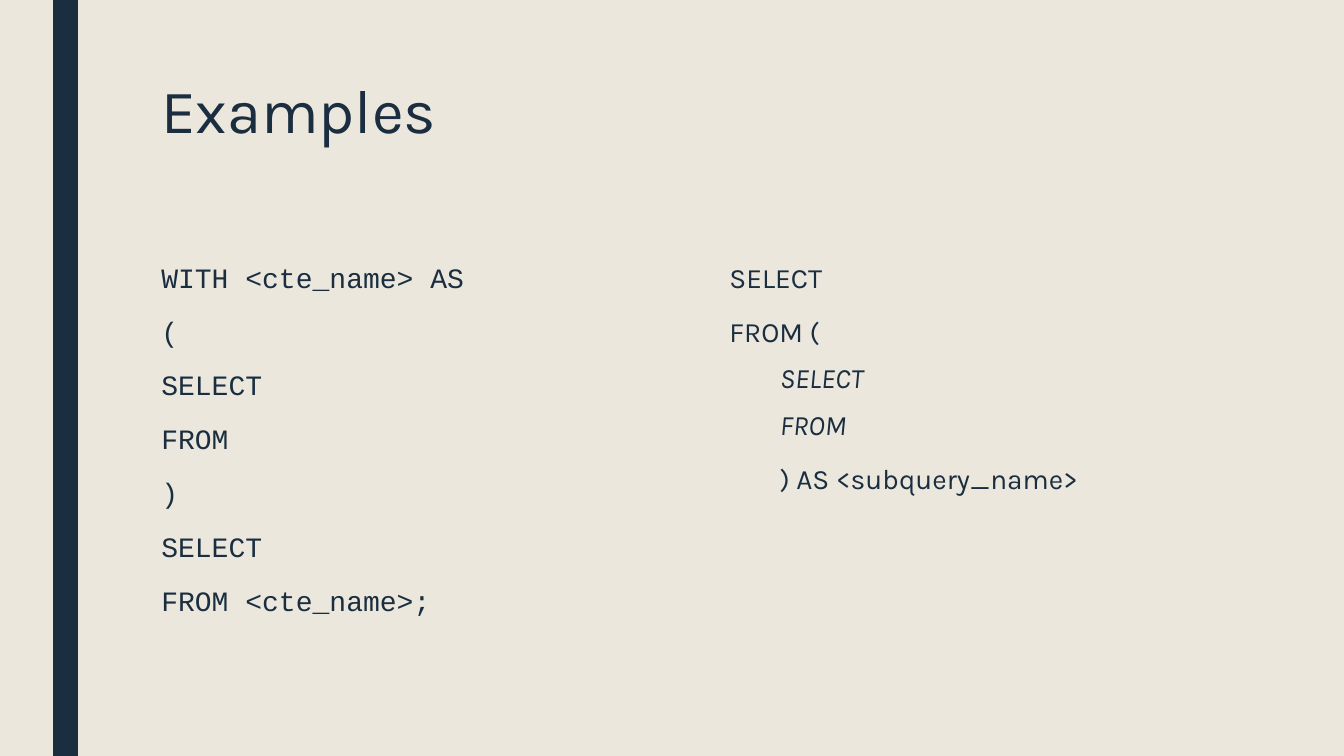
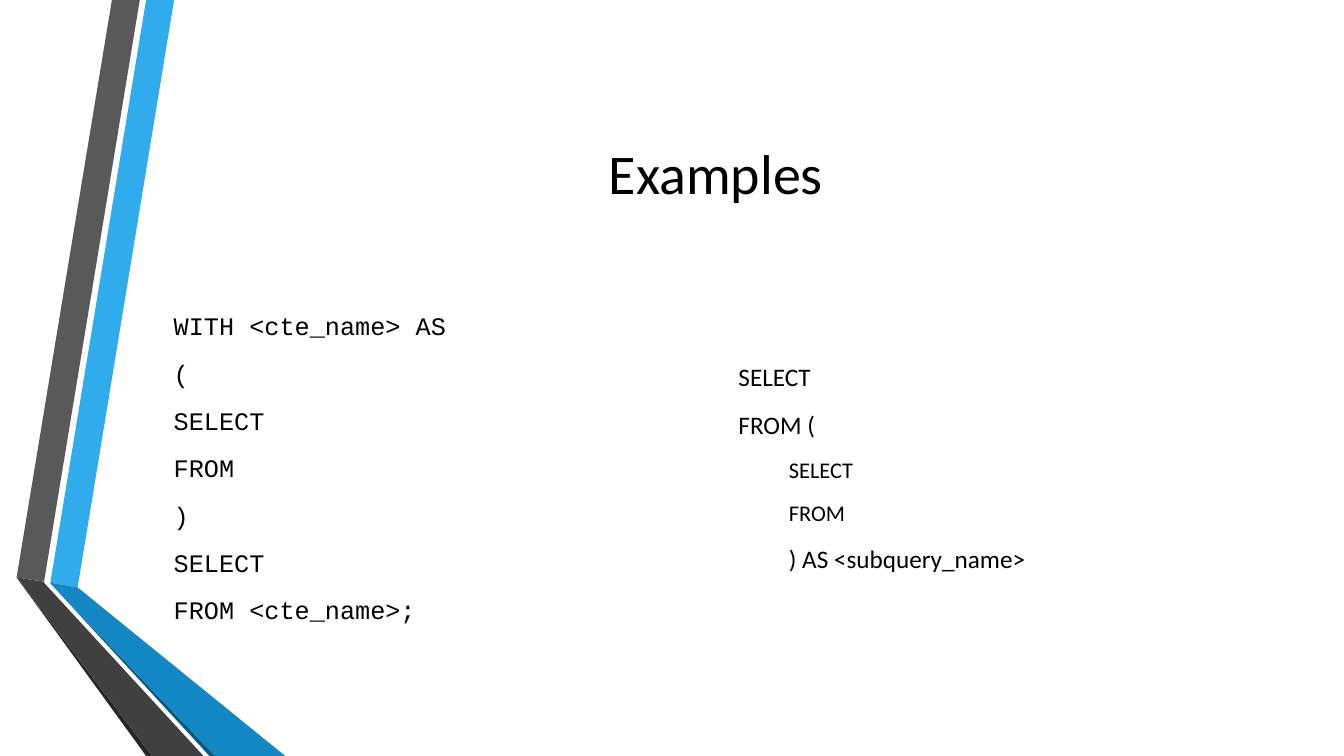
Before and after one commit to MGIS-UMN/GIS5577_week4, a slide deck: slide 30 of Advanced_DB_queries.odp. Drawn at 1344x756 pixels with LibreOffice and Linux fonts; fonts in the diff are those of the drawing; background and template pictures are left out. Boxes give left, top, right and bottom in pixels: in the first picture for what was removed or moved away, otherwise in the second. Text is boxed around its words. In the diff, an @@ line names an element or a change of style, - is before the commit and + after.

```diff
--- a/Advanced_DB_queries.odp
+++ b/Advanced_DB_queries.odp
@@ background #EBE7DD to picture (left out) @@
@@ freeform shape removed at box(52, 0, 78, 756) @@
@@ title "Examples": place and size @@
-title "Examples" at box(161, 91, 436, 148)
+title "Examples" at box(609, 155, 823, 203)
@@ title "Examples" at box(609, 155, 823, 203): size 44 to 40 pt, font Karla to Calibri, text colour #1A2E40 to #000000; alignment left to centre; line spacing 0.89 to 1; vertical alignment top to middle @@
@@ text "WITH <cte_name> AS": place and size @@
-text "WITH <cte_name> AS" at box(161, 269, 464, 616)
+text "WITH <cte_name> AS" at box(174, 318, 446, 624)
@@ text "WITH <cte_name> AS" at box(174, 318, 446, 624): size 20 to 18 pt, text colour #1A2E40 to #000000; less space between paragraphs; vertical alignment top to middle @@
@@ text "SELECT": place and size @@
-text "SELECT" at box(729, 270, 1078, 496)
+text "SELECT" at box(738, 369, 1025, 572)
@@ text "SELECT" at box(738, 369, 1025, 572): size 20 to 18 pt in "SELECT", "FROM (", ") AS <subquery_name>"; font Karla to Calibri, text colour #1A2E40 to #000000; size 20 to 16 pt, italic off in "SELECT", "FROM"; less space between paragraphs; more space between paragraphs; vertical alignment top to middle @@
@@ group added at box(16, 0, 285, 756): 6 freeform shapes @@
```
Also in this commit, not shown: 32 other slides changed.
